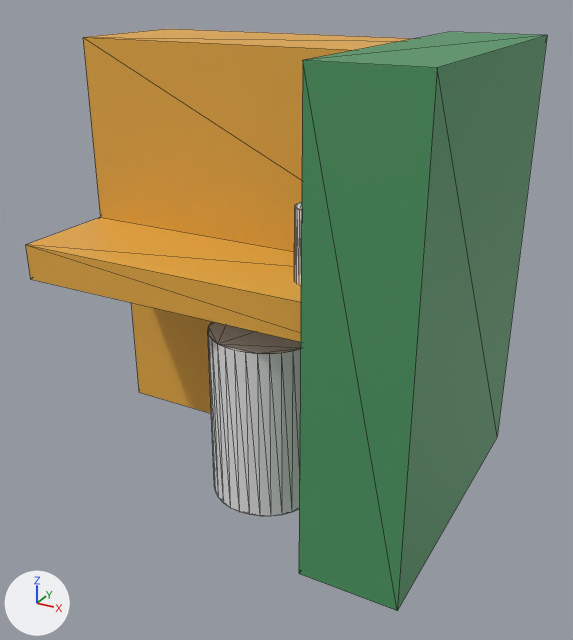
Before and after pictures for a commit that changed the glTF model WindowsServer/mods/moorestechAlphaMod/assets/block/spinning machine.glb.
Both versions are drawn from a camera (50 mm lens) standing at (1.73, -2.98, 1.25) and looking at (0.12, -0.06, -0.21). Arrows for +X, +Y and +Z are at lower left; the lights stay in place. Mesh edges are drawn as thin lines. Where no turn or scale is listed for an object, it has been applied to the vertices. Vertices at the same position are counted once.

The first picture shows 'Cube', '円柱', '円柱.001', '立方体'.
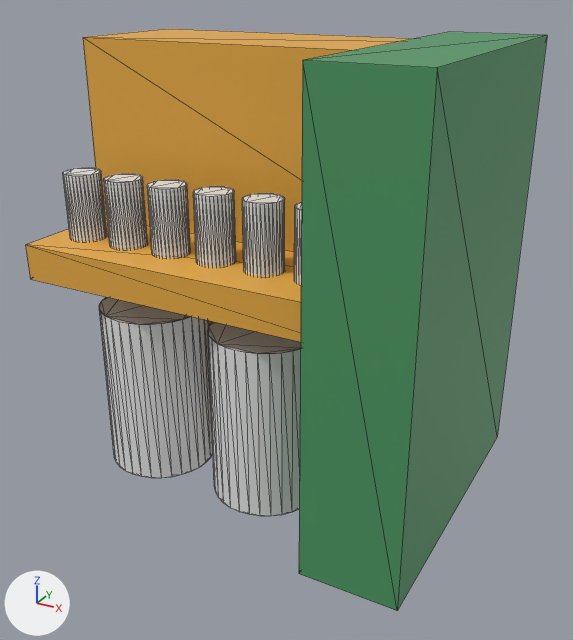
What changed in the scene script:
```text
Add mat_マテリアル_001:
    mat_マテリアル_001 = principled_material('マテリアル.001')
    mat_マテリアル_001.base_color = (0.8, 0.8, 0.8)  # white #e7e7e7
Add mat_マテリアル_002:
    mat_マテリアル_002 = principled_material('マテリアル.002')
    mat_マテリアル_002.base_color = (0.8, 0.8, 0.8)  # white #e7e7e7
Change me_円柱:
    where me_円柱.from_pydata(...)  # 64 vertices, 124 faces; spans x -0.251..0.251, y -0.251..0.251, z -0.4..0.4
    used by ob_円柱; location = (0.14, -0.274, -0.564)
    me_円柱 part 1: a new loose piece, a 32-sided cylinder along z spanning x -0.852..-0.351, y -0.251..0.251, z -0.4..0.4, in mat_マテリアル_002 (white #e7e7e7)
    add me_円柱.materials.append(mat_マテリアル_002)  # white #e7e7e7
Change me_円柱_001:
    where me_円柱_001.from_pydata(...)  # 64 vertices, 124 faces; spans x -0.083..0.083, y -0.083..0.083, z -0.151..0.151
    used by ob_円柱_001; location = (0.41, -0.345, 0.282)
    me_円柱_001 part 2: a new loose piece, a 32-sided cylinder along z spanning x -0.317..-0.15, y -0.083..0.083, z -0.151..0.151, in mat_マテリアル_001 (white #e7e7e7)
    me_円柱_001 part 3: a new loose piece, a 32-sided cylinder along z spanning x -0.55..-0.383, y -0.083..0.083, z -0.151..0.151, in mat_マテリアル_001 (white #e7e7e7)
    me_円柱_001 part 4: a new loose piece, a 32-sided cylinder along z spanning x -0.784..-0.617, y -0.083..0.083, z -0.151..0.151, in mat_マテリアル_001 (white #e7e7e7)
    me_円柱_001 part 5: a new loose piece, a 32-sided cylinder along z spanning x -1.017..-0.85, y -0.083..0.083, z -0.151..0.151, in mat_マテリアル_001 (white #e7e7e7)
    me_円柱_001 part 6: a new loose piece, a 32-sided cylinder along z spanning x -1.25..-1.084, y -0.083..0.083, z -0.151..0.151, in mat_マテリアル_001 (white #e7e7e7)
    add me_円柱_001.materials.append(mat_マテリアル_001)  # white #e7e7e7
```

Boxes (x1, y1, x2, y2) around the edits, measured in the pictures (573 x 640 px):
'円柱', reshaped: before (208, 322, 301, 516); after (99, 297, 301, 516)
'円柱.001', reshaped: before (294, 202, 302, 284); after (63, 168, 302, 284)
part 1 of me_円柱, added: after (99, 297, 213, 478)
part 2 of me_円柱_001, added: after (242, 193, 285, 276)
part 3 of me_円柱_001, added: after (193, 186, 236, 267)
part 4 of me_円柱_001, added: after (147, 180, 191, 258)
part 5 of me_円柱_001, added: after (104, 174, 148, 249)
part 6 of me_円柱_001, added: after (63, 168, 107, 241)
